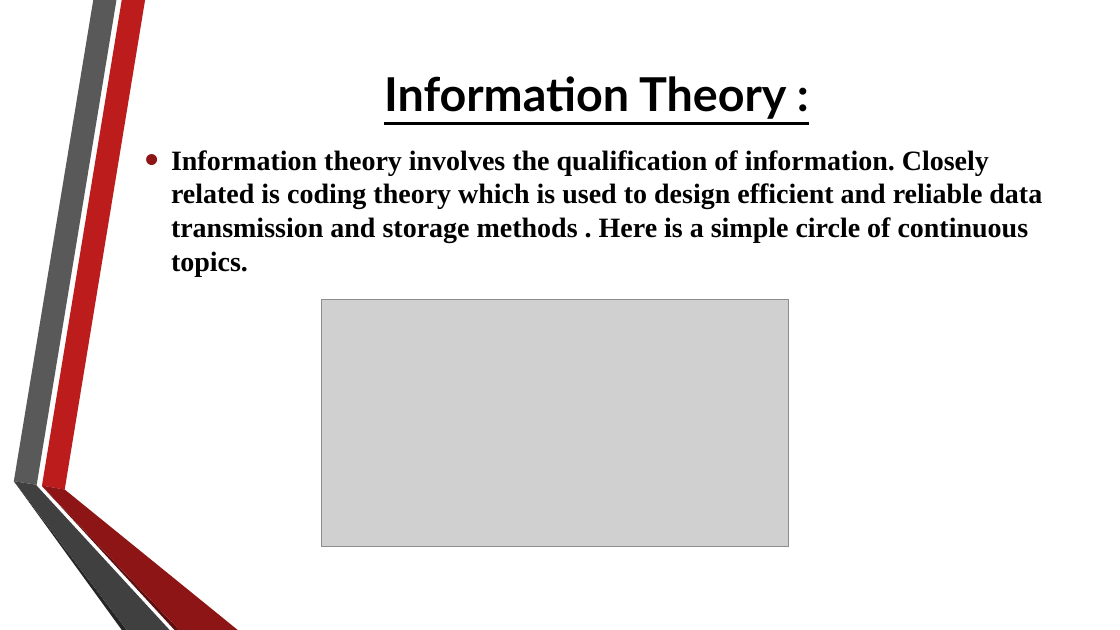
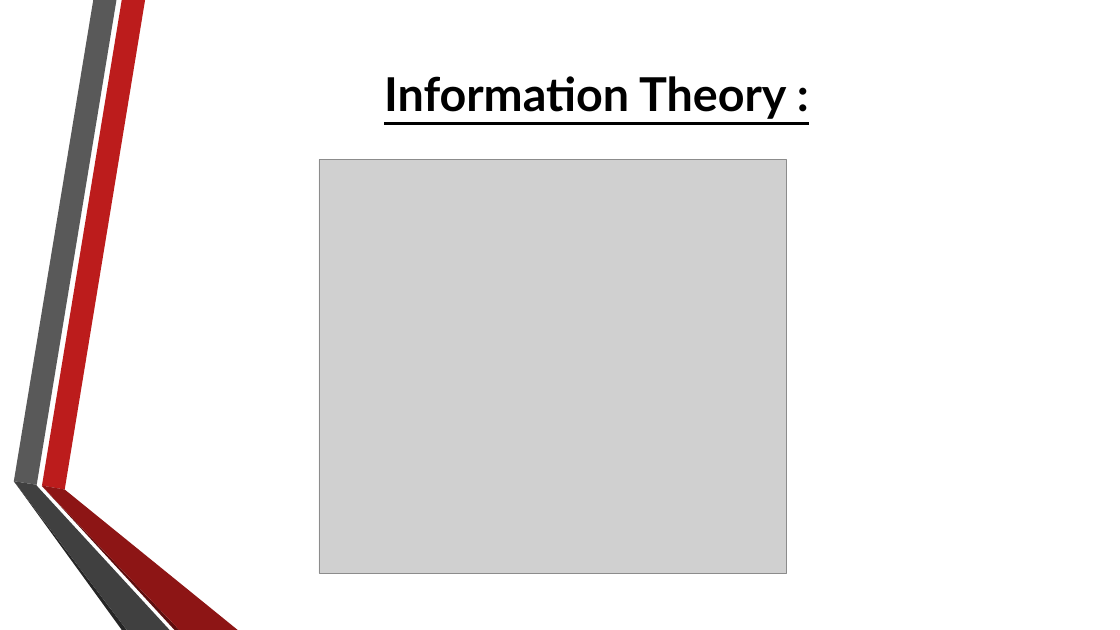
Before and after one commit to flick-23/SEM-3, a slide deck: slide 4 of Mathematics/Assignments/Math PPT.pptx. Drawn at 1120x630 pixels with LibreOffice and Linux fonts; fonts in the diff are those of the drawing; grey boxes stand for pictures; background and template pictures are left out. Boxes give left, top, right and bottom in pixels: in the first picture for what was removed or moved away, otherwise in the second. Text is boxed around its words. In the diff, an @@ line names an element or a change of style, - is before the commit and + after.

```diff
--- a/Mathematics/Assignments/Math PPT.pptx
+++ b/Mathematics/Assignments/Math PPT.pptx
@@ text removed at (x1=171, y1=150, x2=1042, y2=276) @@
-• Information theory involves the qualification of information. Closely related is coding theory which is used to design efficient and reliable data transmission and storage methods . Here is a simple circle of continuous topics.
@@ picture resized from (x1=322, y1=299, x2=789, y2=547) to (x1=319, y1=160, x2=786, y2=573) @@
```
Also in this commit, not shown: 3 other slides changed, 4 other files.
